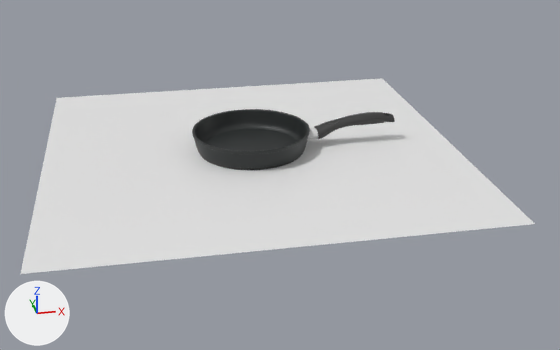
What one commit did to the Blender file blender/litaya_low_orig_24_4524.blend.
Rendered twice from a camera (50 mm lens) standing at (-2.29, -14.9, 6.24) and looking at (0.52, -0.45, -0.44). Lighting does not change. The marker at lower left points along +X, +Y and +Z.

The older version as bpy lines, for what is in view:
```python
me_mesh = bpy.data.meshes.new('Mesh')
me_mesh.from_pydata(...)  # 13490 vertices, 13488 faces; spans x -1.21..1.21, y -1.21..1.21, z 0.0..0.46
# faces by material slot: [10864, 1280, 1344]
me_mesh.materials.append(mat_main_inside_dark_grey)  # black #262a2a
me_mesh.materials.append(mat_bot_circles)  # light grey #d7d7d7
me_mesh.materials.append(mat_main_bot_center)  # grey #b0a89b
me_plane = bpy.data.meshes.new('Plane')
me_plane.from_pydata([(-4.22, -4.22, 0.0), (4.22, -4.22, 0.0), (-4.22, 4.22, 0.0), (4.22, 4.22, 0.0)], [], [(0, 1, 3, 2)])
me_plane.materials.append(mat_plane_shadow)  # white #e7e7e7
me_untitled_003 = bpy.data.meshes.new('Untitled.003')
me_untitled_003.from_pydata(...)  # 3352 vertices, 3330 faces; spans x -75.0..93.0, y -23.0..23.0, z -37.0..13.0
me_untitled_003.materials.append(mat_handle_black_plastik)  # black #363636
ob_circle_gril_26 = bpy.data.objects.new('circle_gril_26', me_mesh)
ob_circle_gril_26.location = (0.0, 0.0, 0.0)
ob_handle_02r = bpy.data.objects.new('handle_02r', me_untitled_003)
ob_handle_02r.location = (2.14, 0.0, 0.5)
ob_handle_02r.scale = (0.01, 0.01, 0.01)
ob_plane = bpy.data.objects.new('Plane', me_plane)
ob_plane.location = (0.0, 0.0, 0.0)
```
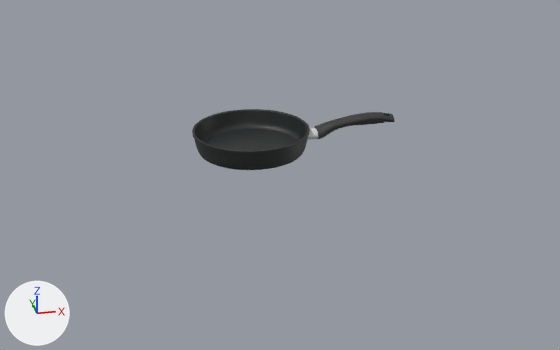
Edits to the bpy script that builds the scene:
```text
Change ob_plane:
    add ob_plane.hide_viewport = True
```

Location of each change, [x1, y1, x2, y2] in pixels of the pictures (560 x 350 px):
'Plane', hidden
    before: [21, 78, 535, 274]
